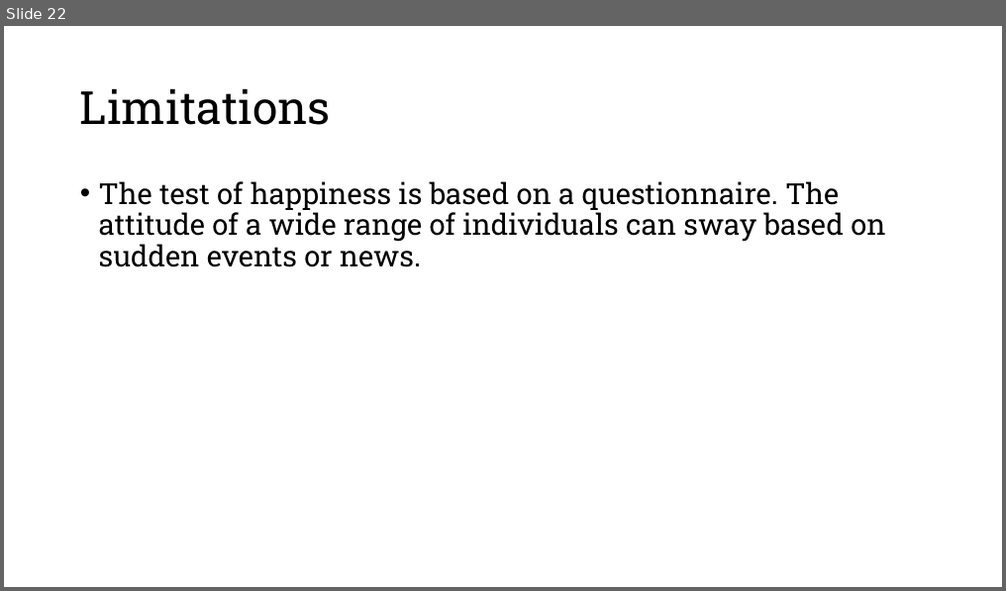
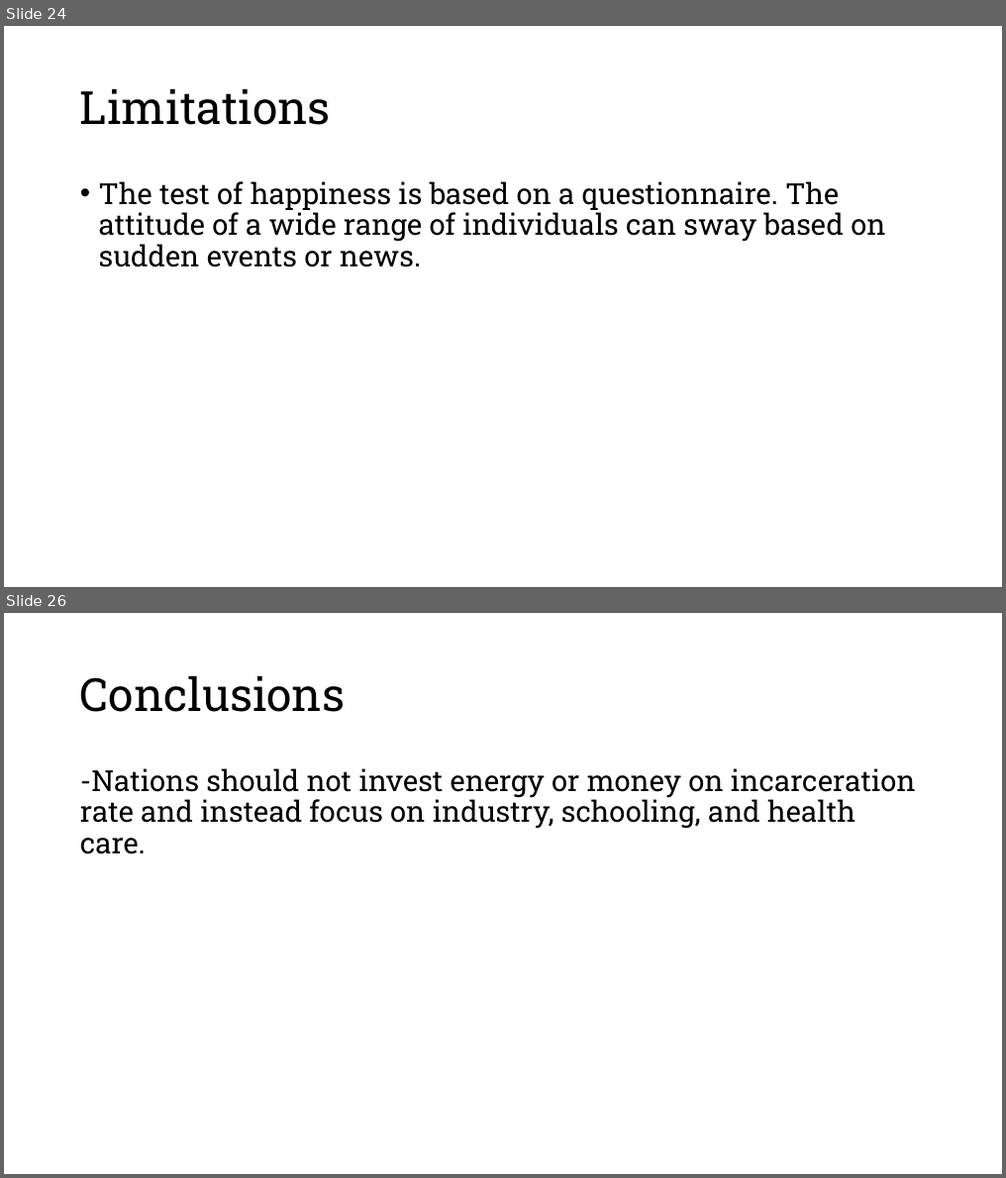
Before and after one commit to beaubatchelor/Health-Lookup-Linking, a slide deck: A Nation’s Happiness.pptx. Shown one above the other, each under a label of ours: slide 22 before the commit, slides 24 and 26 after it; the slides between them are not shown. The pictures are 1006x591 and 1006x1178 pixels, drawn with LibreOffice and Linux fonts; fonts in the diff are those of the drawing; background and template pictures are left out. Boxes give left, top, right and bottom in pixels: in the first picture for what was removed or moved away, otherwise in the second. Text is boxed around its words. In the diff, an @@ line names an element or a change of style, - is before the commit and + after.

```diff
--- a/A Nation’s Happiness.pptx
+++ b/A Nation’s Happiness.pptx
@@ slide 26 added at (4,613,1002,1174), background picture (left out) @@
@@ title added at (80,675,346,712), 44 pt, text #000000 @@
+Conclusions
@@ text added at (80,768,916,855), 28 pt, text #000000 @@
+-Nations should not invest energy or money on incarceration rate and instead focus on industry, schooling, and health care.
@@ what was slide 22 is now slide 24 @@
```
Also in this commit, not shown: 10 slides changed, 3 other slides added, 3 other files.
